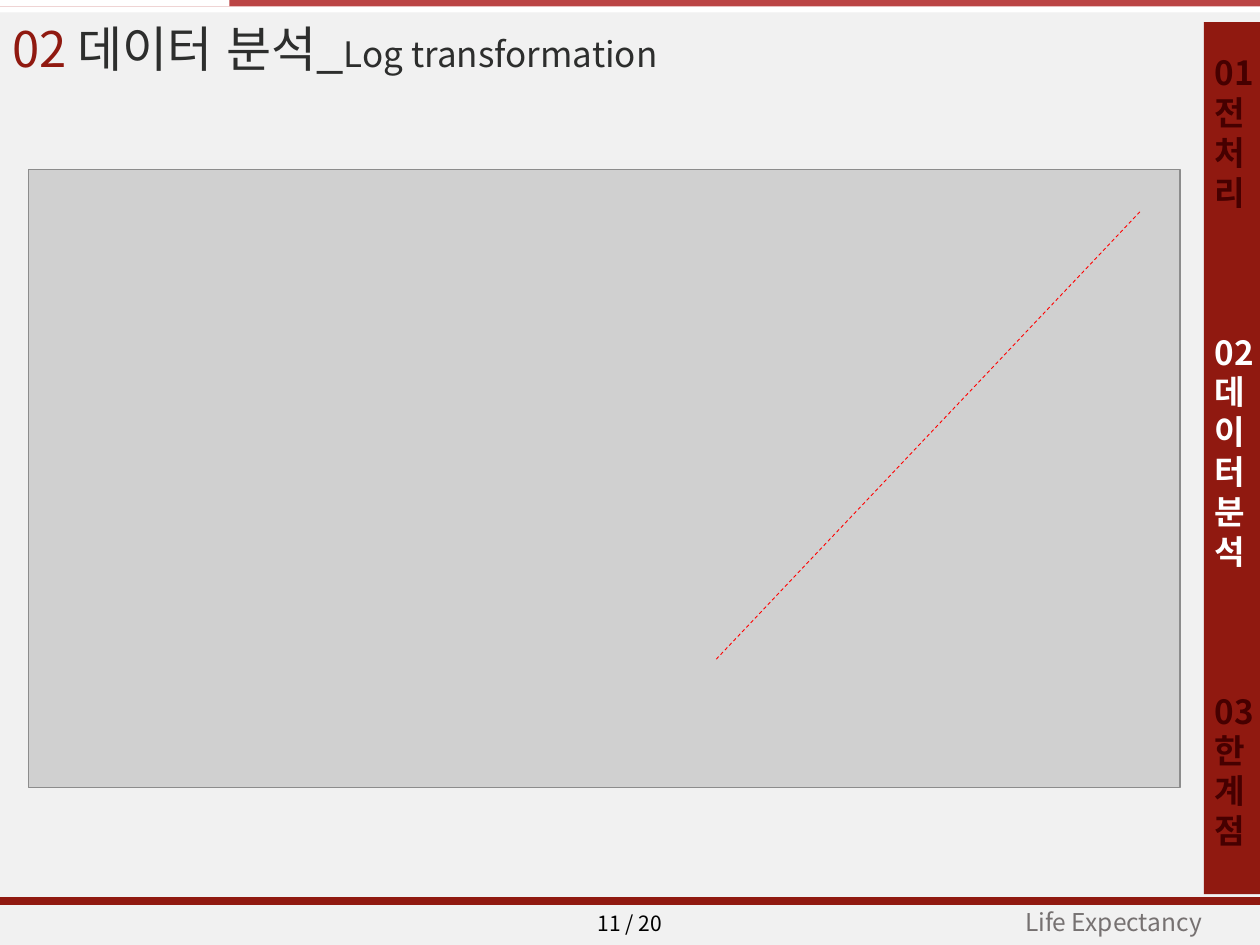
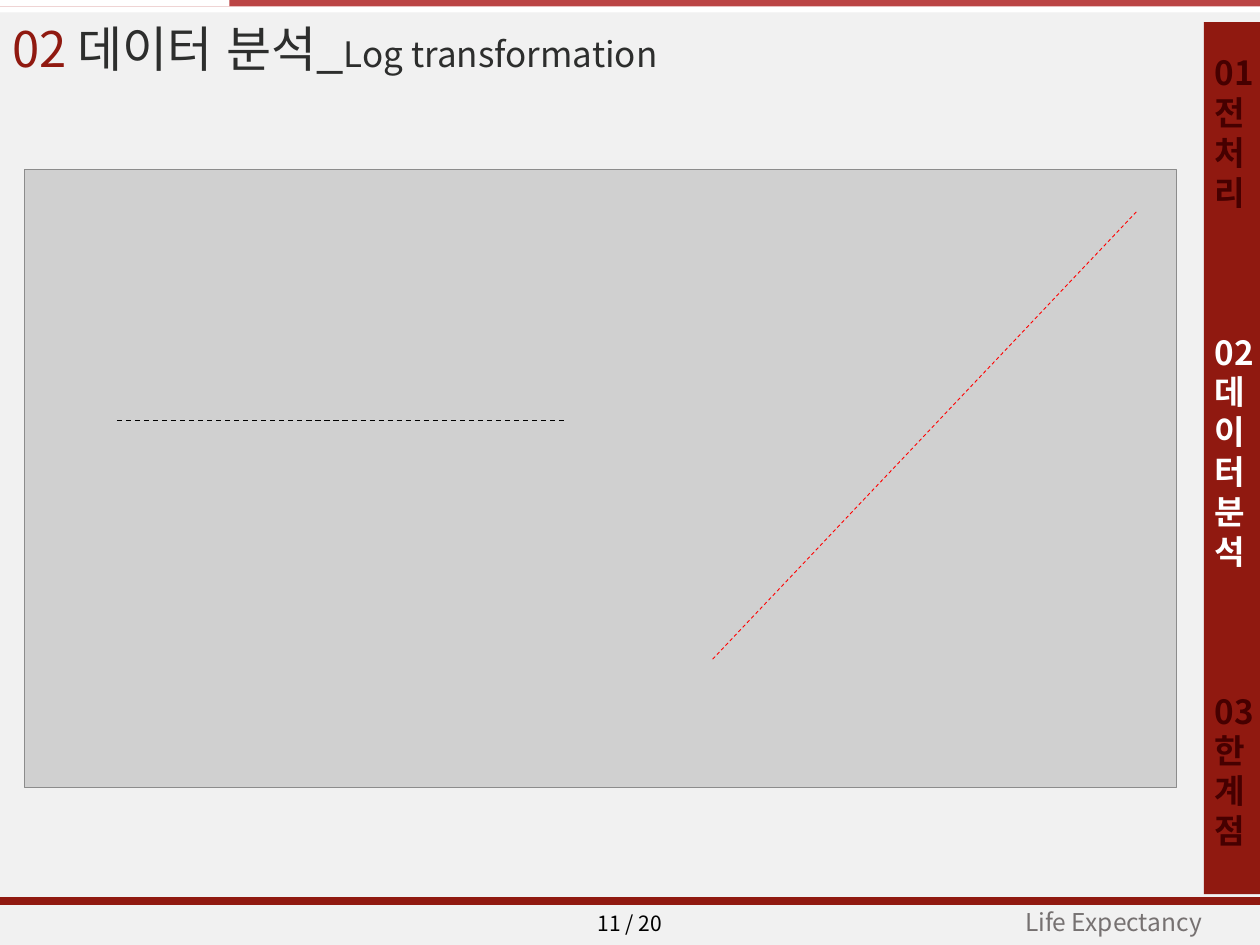
Before and after one commit to JE-Sim/new_bigdata_set, a slide deck: slide 11 of 회귀분석.pptx. Drawn at 1260x945 pixels with LibreOffice and Linux fonts; fonts in the diff are those of the drawing; grey boxes stand for pictures. Boxes give left, top, right and bottom in pixels: in the first picture for what was removed or moved away, otherwise in the second. Text is boxed around its words. In the diff, an @@ line names an element or a change of style, - is before the commit and + after.

```diff
--- a/회귀분석.pptx
+++ b/회귀분석.pptx
@@ picture: place and size @@
-picture at (29,169,1181,788)
+picture at (25,169,1177,788)
@@ line moved from (716, 659) - (1140, 212) to (713, 659) - (1137, 212) @@
@@ line added from (117, 421) to (567, 421), #000000 0.75 pt dashed @@
```
Also in this commit, not shown: 3 other slides changed.
